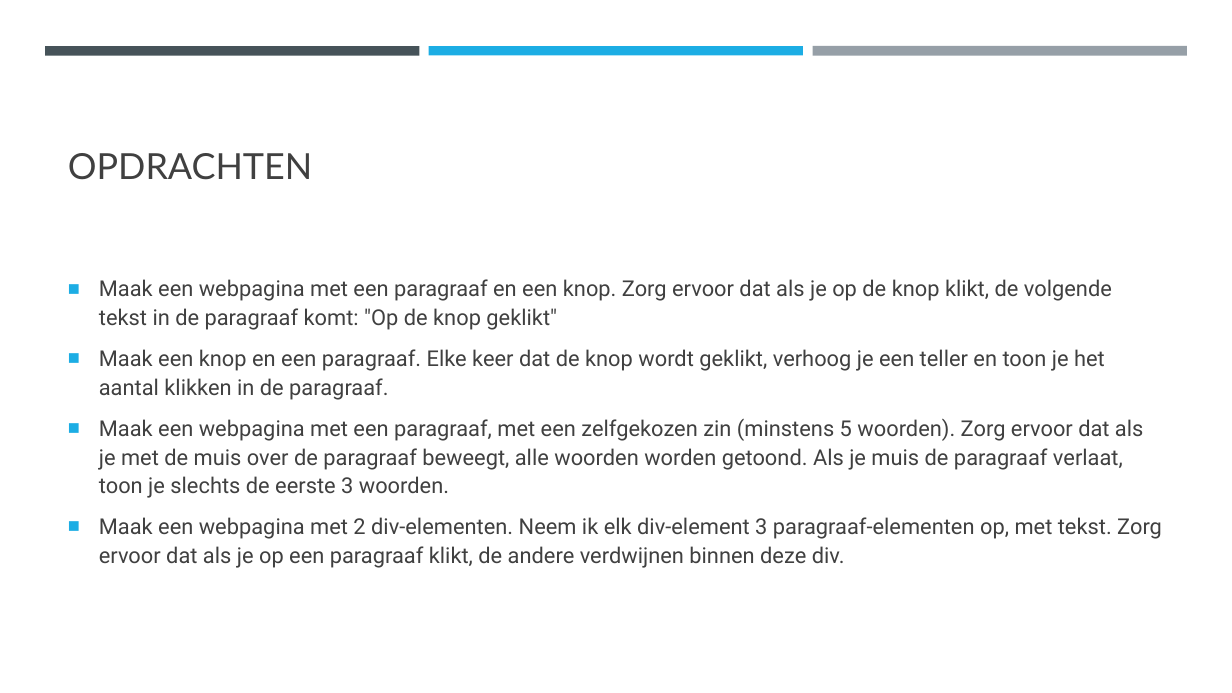
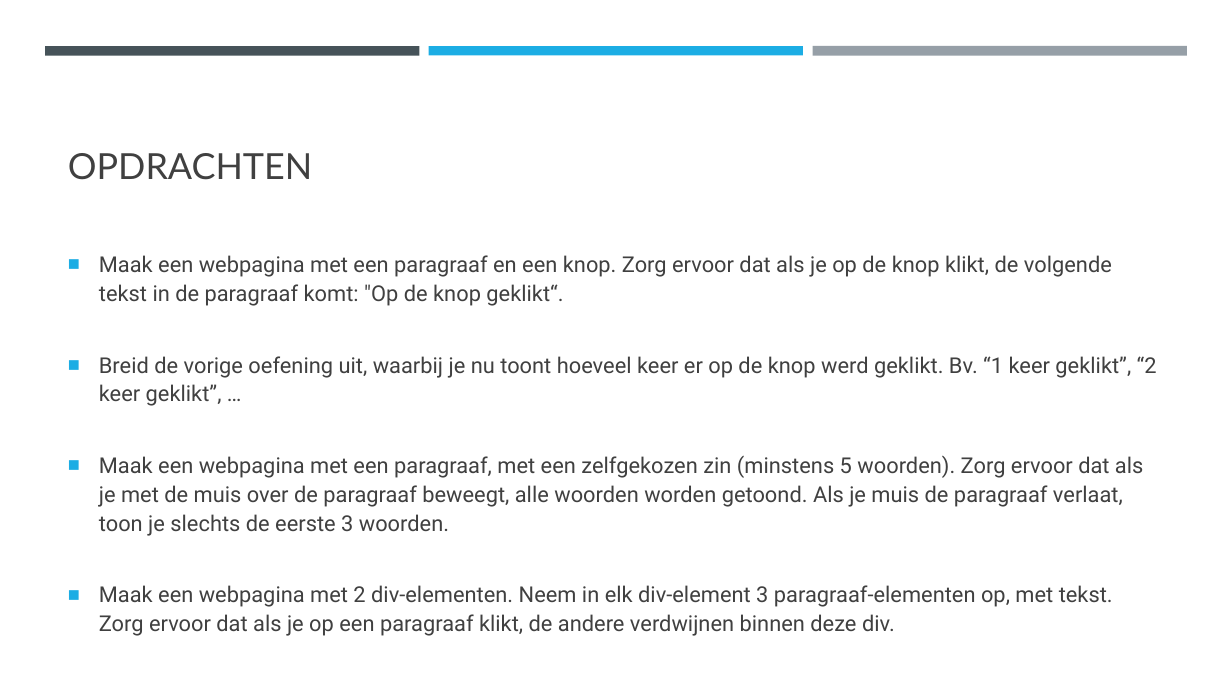
Before and after one commit to DhrLeroy/Webdesign, a slide deck: slide 57 of Webdesign.pptx (slide 55 before the commit). Drawn at 1232x693 pixels with LibreOffice and Linux fonts; fonts in the diff are those of the drawing. Boxes give left, top, right and bottom in pixels: in the first picture for what was removed or moved away, otherwise in the second. Text is boxed around its words. In the diff, an @@ line names an element or a change of style, - is before the commit and + after.

```diff
--- a/Webdesign.pptx
+++ b/Webdesign.pptx
@@ text "Maak een webpagina met een ...": place and size @@
-text "Maak een webpagina met een ..." at (99,279,1162,568)
+text "Maak een webpagina met een ..." at (99,255,1157,636)
@@ text at (99,255,1157,406): text changed @@
-■ Maak een webpagina met een paragraaf en een knop. Zorg ervoor dat als je op de knop klikt, de volgende tekst in de paragraaf komt: "Op de knop geklikt"
-■ Maak een knop en een paragraaf. Elke keer dat de knop wordt geklikt, verhoog je een teller en toon je het aantal klikken in de paragraaf.
+■ Maak een webpagina met een paragraaf en een knop. Zorg ervoor dat als je op de knop klikt, de volgende tekst in de paragraaf komt: "Op de knop geklikt“.
+■ Breid de vorige oefening uit, waarbij je nu toont hoeveel keer er op de knop werd geklikt. Bv. “1 keer geklikt”, “2 keer geklikt”, …
@@ text at (99,456,1143,536): more space between paragraphs @@
@@ text at (99,585,1113,636): text changed @@
-■ Maak een webpagina met 2 div-elementen. Neem ik elk div-element 3 paragraaf-elementen op, met tekst. Zorg ervoor dat als je op een paragraaf klikt, de andere verdwijnen binnen deze div.
+■ Maak een webpagina met 2 div-elementen. Neem in elk div-element 3 paragraaf-elementen op, met tekst. Zorg ervoor dat als je op een paragraaf klikt, de andere verdwijnen binnen deze div.
```
Also in this commit, not shown: 7 other slides changed, 3 slides added, 13 other files.
